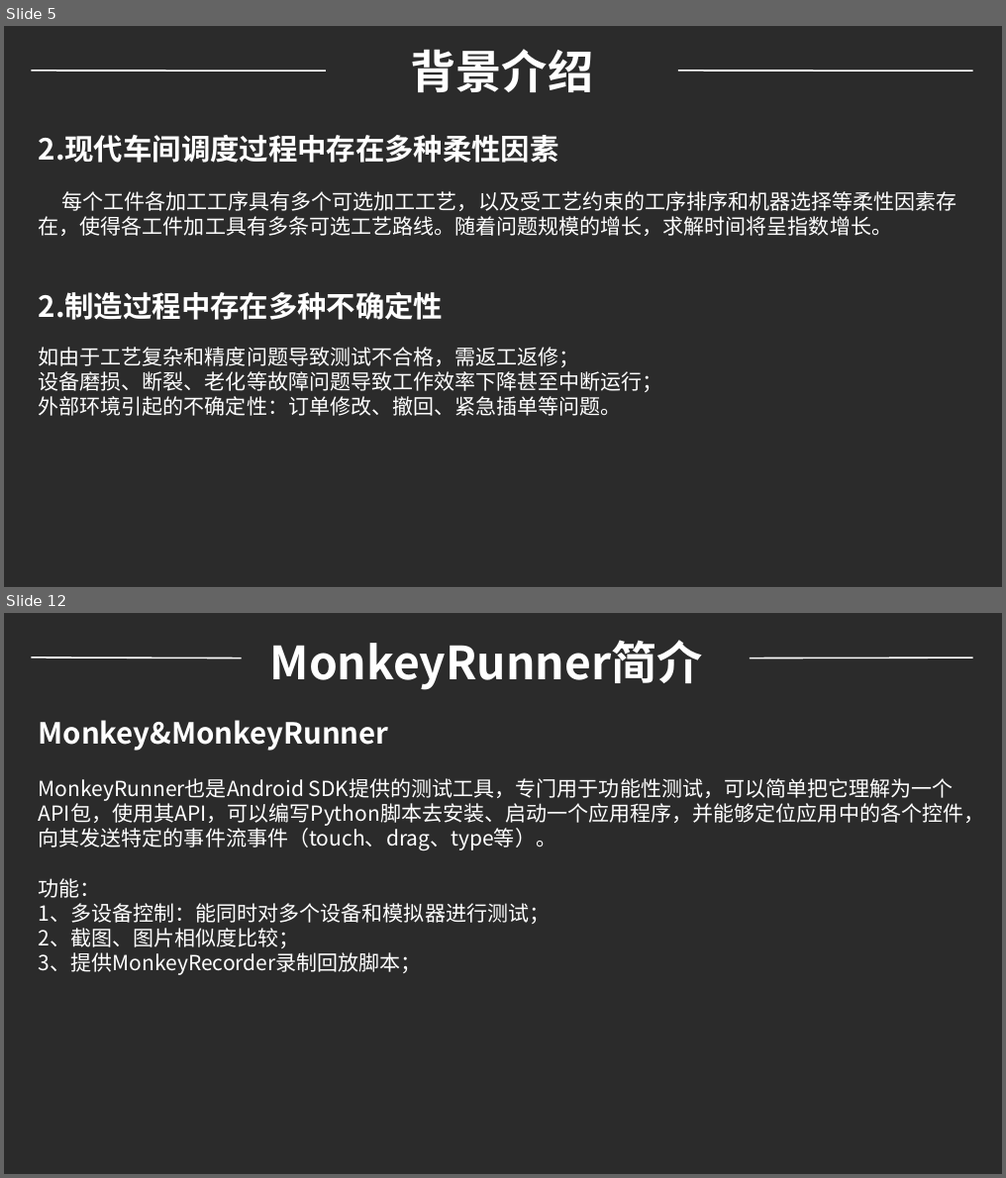
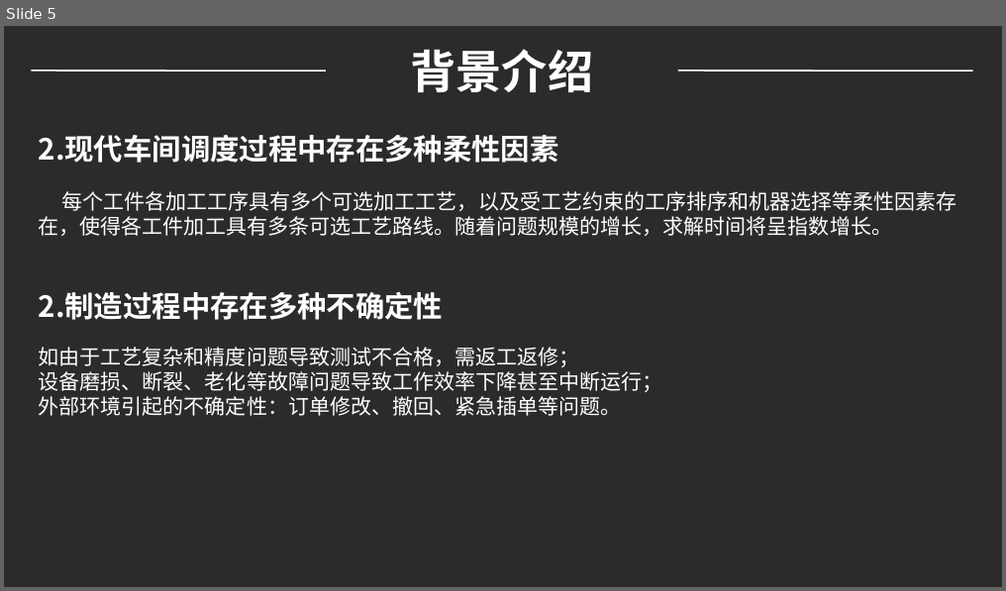
Before and after one commit to WeileLiang/Graduate, a slide deck: PPT/基于多Agent的动态调度系统1.pptx. Shown one above the other, each under a label of ours: slides 5 and 12 before the commit, slide 5 after it; the slides between them are not shown. The pictures are 1006x1178 and 1006x591 pixels, drawn with LibreOffice and Linux fonts; fonts in the diff are those of the drawing; background and template pictures are left out; a plain dark background stands for a picture behind light text. Boxes give left, top, right and bottom in pixels: in the first picture for what was removed or moved away, otherwise in the second. Text is boxed around its words. In the diff, an @@ line names an element or a change of style, - is before the commit and + after.

```diff
--- a/PPT/基于多Agent的动态调度系统1.pptx
+++ b/PPT/基于多Agent的动态调度系统1.pptx
@@ slide 12 removed at (x1=4, y1=613, x2=1002, y2=1174), background picture (left out) @@
@@ text removed at (x1=270, y1=640, x2=704, y2=690) @@
-MonkeyRunner简介
@@ line removed from (242, 658) to (31, 658) @@
@@ line removed from (973, 658) to (749, 658) @@
@@ text removed at (x1=39, y1=720, x2=389, y2=751) @@
-Monkey&MonkeyRunner
@@ text removed at (x1=39, y1=778, x2=984, y2=975) @@
-MonkeyRunner也是Android SDK提供的测试工具，专门用于功能性测试，可以简单把它理解为一个API包，使用其API，可以编写Python脚本去安装、启动一个应用程序，并能够定位应用中的各个控件，向其发送特定的事件流事件（touch、drag、type等）。
-功能：
-1、多设备控制：能同时对多个设备和模拟器进行测试；
-2、截图、图片相似度比较；
-3、提供MonkeyRecorder录制回放脚本；
```
Also in this commit, not shown: 4 slides changed, 13 slides added, 38 other slides removed, 6 other files.
